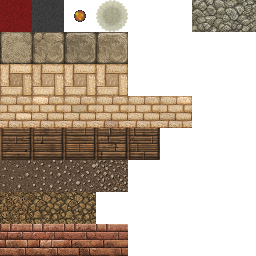
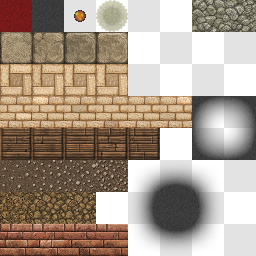
Layered file, before and after one edit (w=256, h=256). Changes by layer:
added layer "Layer 19" above "Layer 15" over left=192, top=96, right=256, bottom=160
added layer "Layer 15" above "Layer 4" over left=130, top=162, right=222, bottom=254
showed "Layer 1" over left=64, top=0, right=256, bottom=256
